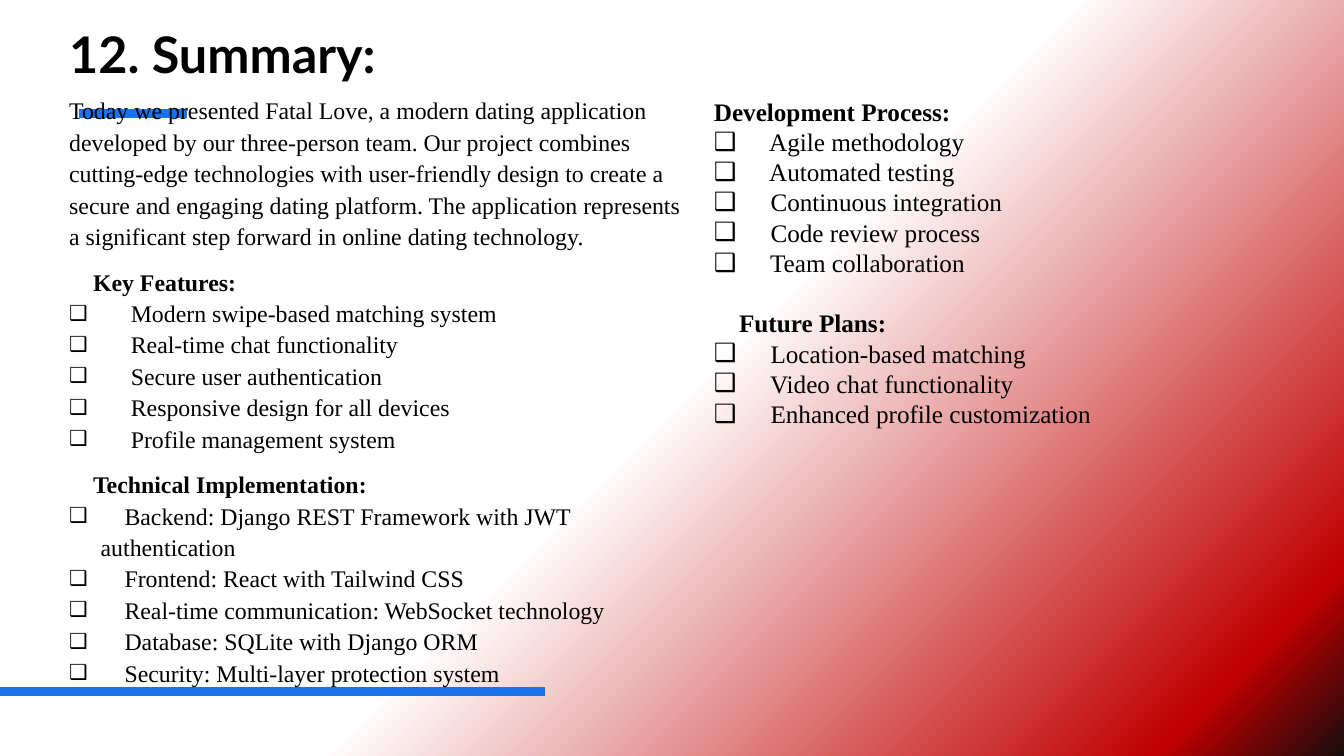
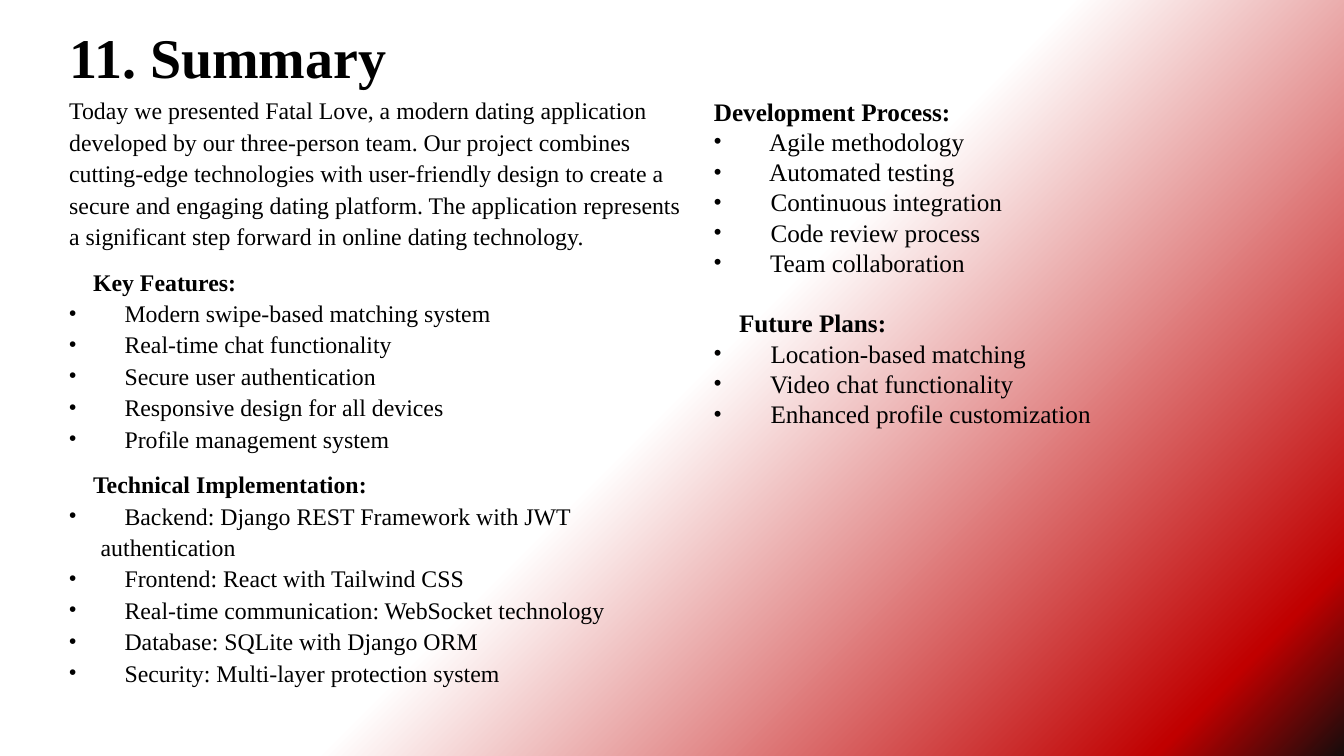
Before and after one commit to DerSandor/Tarskereso, a slide deck: slide 13 of FATAL LOVE.pptx. Drawn at 1344x756 pixels with LibreOffice and Linux fonts; fonts in the diff are those of the drawing. Boxes give left, top, right and bottom in pixels: in the first picture for what was removed or moved away, otherwise in the second. Text is boxed around its words. In the diff, an @@ line names an element or a change of style, - is before the commit and + after.

```diff
--- a/FATAL LOVE.pptx
+++ b/FATAL LOVE.pptx
@@ title at (x1=69, y1=41, x2=386, y2=89): text changed; size 36 to 40 pt; font Lato to Times New Roman @@
-12. Summary:
+11. Summary
@@ line removed from (79, 114) to (187, 114) @@
@@ text at (x1=101, y1=305, x2=604, y2=687): bullet ❑ to • @@
@@ line removed from (0, 692) to (545, 692) @@
```
Also in this commit, not shown: 13 other slides changed.
